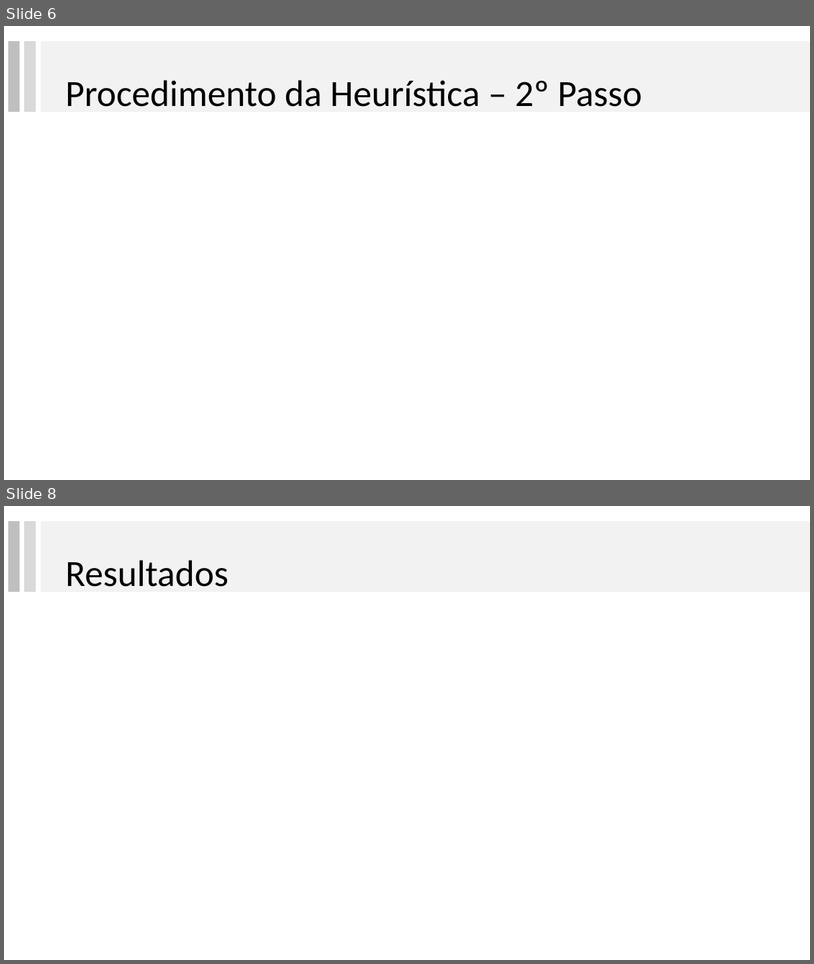
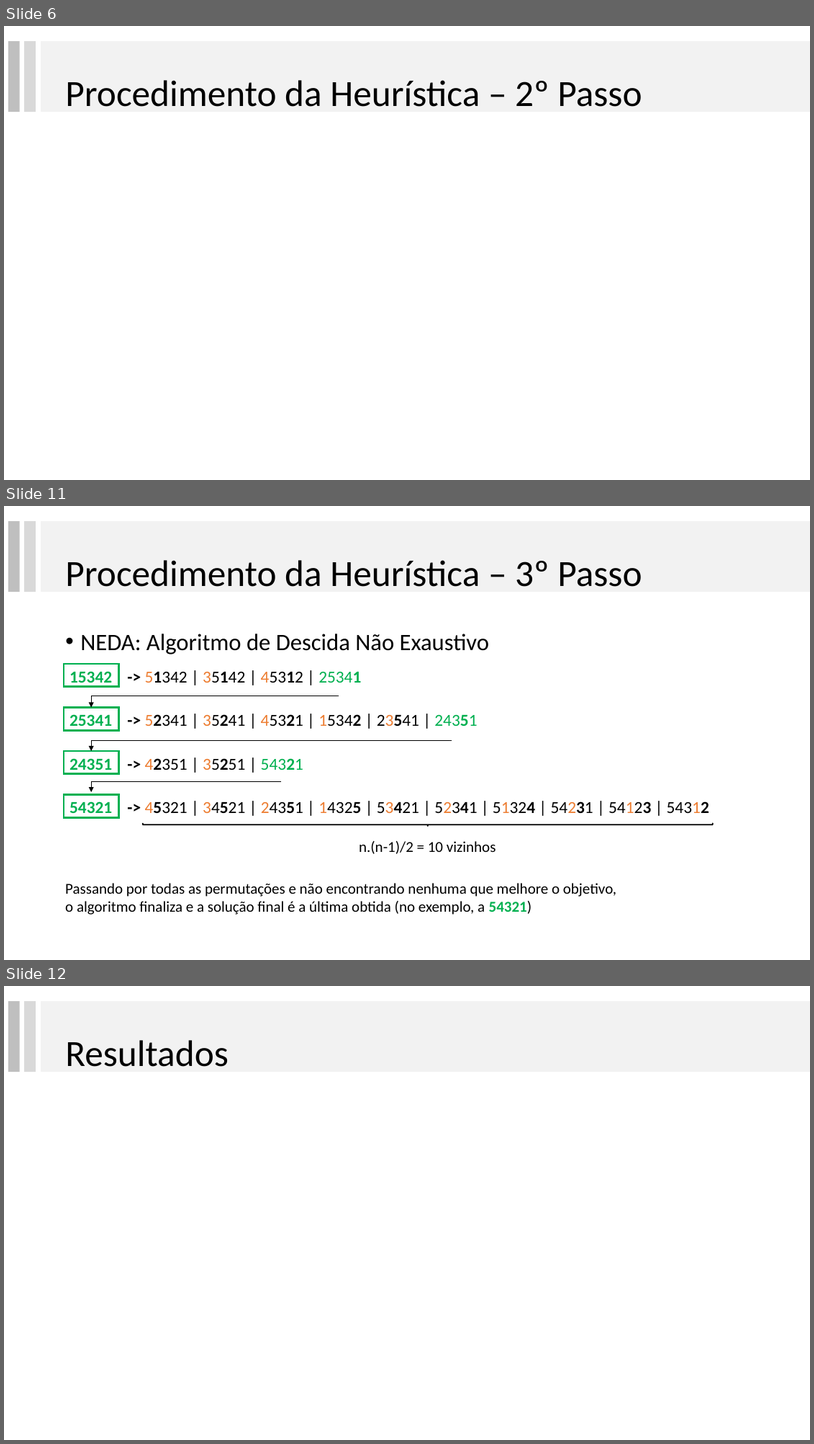
Before and after one commit to lpbiasoto/metaheuristicas, a slide deck: ApresentacaoRibas/apresentaçãoRibas.pptx. Shown one above the other, each under a label of ours: slides 6 and 8 before the commit, slides 6, 11 and 12 after it; the slides between them are not shown. The pictures are 814x964 and 814x1444 pixels, drawn with LibreOffice and Linux fonts; fonts in the diff are those of the drawing. Boxes give left, top, right and bottom in pixels: in the first picture for what was removed or moved away, otherwise in the second. Text is boxed around its words. In the diff, an @@ line names an element or a change of style, - is before the commit and + after.

Commit message:
com NEDA

```diff
--- a/ApresentacaoRibas/apresentaçãoRibas.pptx
+++ b/ApresentacaoRibas/apresentaçãoRibas.pptx
@@ slide 11 added at box(4, 506, 810, 960), background #FFFFFF @@
@@ rectangle added at box(8, 521, 20, 592), fill #BFBFBF @@
@@ rectangle added at box(24, 521, 36, 592), fill #D9D9D9 @@
@@ rectangle added at box(41, 521, 810, 592), fill #F2F2F2 @@
@@ title added at box(65, 560, 642, 587), 44 pt, text #000000 @@
+Procedimento da Heurística – 3º Passo
@@ text added at box(80, 633, 489, 654), 28 pt, text #000000 @@
+• NEDA: Algoritmo de Descida Não Exaustivo
@@ rectangle added at box(64, 664, 119, 687), outline #00B050 2.25 pt @@
@@ text added at box(70, 671, 361, 687), 20 pt, text #000000 @@
+15342 -> 51342 | 35142 | 45312 | 25341
@@ elbow arrow added from (339, 695) to (91, 708), #000000 0.5 pt @@
@@ rectangle added at box(64, 708, 119, 731), outline #00B050 2.25 pt @@
@@ text added at box(70, 714, 477, 731), 20 pt, text #000000 @@
+25341 -> 52341 | 35241 | 45321 | 15342 | 23541 | 24351
@@ elbow arrow added from (453, 741) to (91, 751), #000000 0.5 pt @@
@@ rectangle added at box(64, 751, 119, 774), outline #00B050 2.25 pt @@
@@ text added at box(70, 758, 304, 774), 20 pt, text #000000 @@
+24351 -> 42351 | 35251 | 54321
@@ elbow arrow added from (282, 781) to (91, 792), #000000 0.5 pt @@
@@ rectangle added at box(64, 795, 119, 818), outline #00B050 2.25 pt @@
@@ text added at box(70, 801, 710, 818), 20 pt, text #000000 @@
+54321 -> 45321 | 34521 | 24351 | 14325 | 53421 | 52341 | 51324 | 54231 | 54123 | 54312
@@ left brace added at box(143, 823, 713, 826), outline #000000 1.5 pt @@
@@ text added at box(359, 841, 496, 854), 18 pt, text #000000 @@
+n.(n-1)/2 = 10 vizinhos
@@ text added at box(65, 883, 617, 914), 18 pt, text #000000 @@
+Passando por todas as permutações e não encontrando nenhuma que melhore o objetivo, o algoritmo finaliza e a solução final é a última obtida (no exemplo, a 54321)
@@ what was slide 8 is now slide 12 @@
```
Also in this commit, not shown: 1 slide changed, 3 other slides added.
